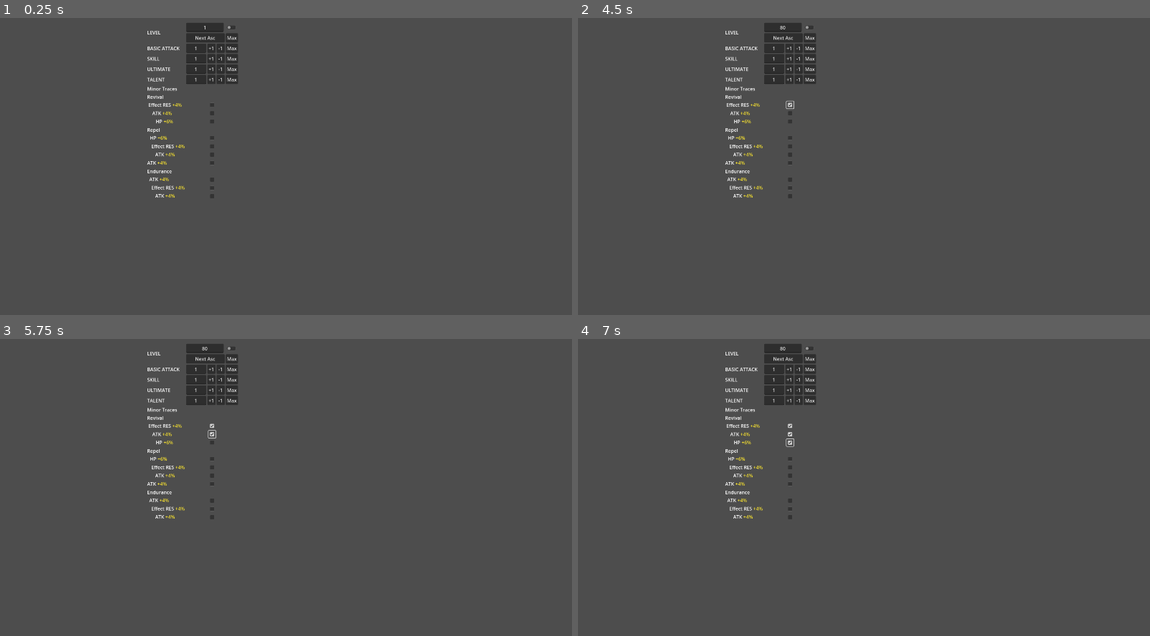
Above: before the commit, frames 1-4 (two rows, left to right).
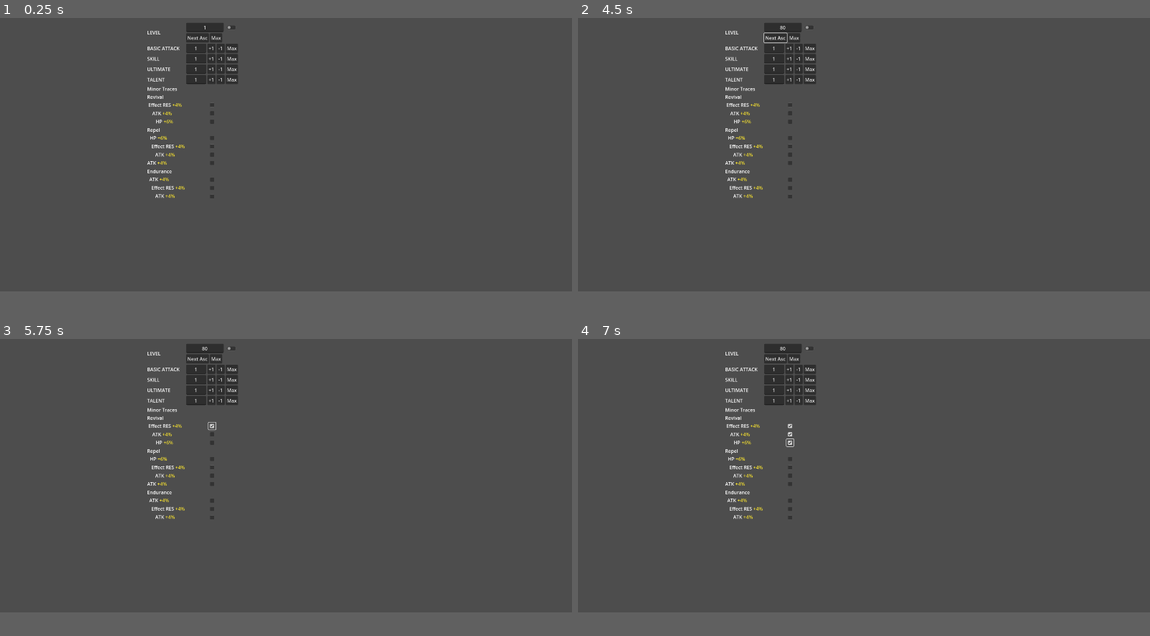
Above: after the commit, the same moments.

Repository: Rydahhhhhh/HoyoPlanner
Game: Godot game, scene res://Scenes/Character Planner Menu/character_planner_menu.tscn
The game is run twice, just before and just after one commit, with the same random seed, the same clock (stepped at 60 frames per second) and the same inputs.
Inputs (mouse positions are in pixels of both pictures, inside the frame that each line leads up to):
- Up to frame 1 (0.25 s): no input
- Up to frame 2 (4.5 s): click "Max" at 0.5 s; click "+1" at 1.25 s; click "-1" at 2 s; click "Next Asc" at 2.75 s; click "Next Asc" at 3.5 s; click (789, 104) at 4.27 s
- Up to frame 3 (5.75 s): click (211, 434) at 5.02 s
- Up to frame 4 (7 s): click (789, 442) at 5.77 s; click (789, 451) at 6.52 s
In our replay, the window is 799x449 before the commit and 799x416 after it. These sizes can differ from the game's own. Grey fills any space a smaller window leaves; there, only what the larger window draws over its background counts as a difference.

The runs differ from the first frame. In frame 1, 0.2% of the frame differs, in the area x 25-42%, y 5-61%; in frame 2, 0.2%, in the area x 25-42%, y 4-61%; in frame 3, 0.2%; in frame 4, 0.2%.

Commit message:
Remade InputLv Container

Diff:
--- a/Scenes/Character Planner Menu/InputLv Container MultiLine.tscn
+++ b/Scenes/Character Planner Menu/InputLv Container MultiLine.tscn
@@ -5,9 +5,10 @@
 
 [node name="InputLv Container MultiLine" type="VBoxContainer"]
 custom_minimum_size = Vector2(0, 66)
+offset_right = 121.0
+offset_bottom = 66.0
 size_flags_horizontal = 5
 script = ExtResource("1_xwsyc")
-metadata/_edit_lock_ = true
 
 [node name="InputLv Container MultiLine Row 1" type="HBoxContainer" parent="."]
 layout_mode = 2
@@ -29,7 +30,6 @@
 [node name="InputLv Cycle" type="Button" parent="InputLv Container  MultiLine Row 2"]
 unique_name_in_owner = true
 layout_mode = 2
-size_flags_horizontal = 3
 mouse_default_cursor_shape = 2
 text = "Next Asc"
 
--- a/Scenes/Character Planner Menu/InputLv Container SingleLine.tscn
+++ b/Scenes/Character Planner Menu/InputLv Container SingleLine.tscn
@@ -10,6 +10,8 @@
 
 [node name="InputLv" parent="." instance=ExtResource("2_wxdjk")]
 layout_mode = 2
+caret_column = 1
+max_lv = 10
 
 [node name="InputLv Add" type="Button" parent="."]
 custom_minimum_size = Vector2(27, 0)
--- /dev/null
+++ b/Scenes/Character Planner Menu/InputLv Container.tscn
@@ -0,0 +1,82 @@
+[gd_scene load_steps=3 format=3 uid="uid://cr6wfurweno23"]
+
+[ext_resource type="PackedScene" uid="uid://bvfxhovxygquo" path="res://Scenes/Character Planner Menu/InputLv.tscn" id="1_5gaae"]
+[ext_resource type="Script" path="res://Scenes/Character Planner Menu/input_lv_container.gd" id="1_7xweu"]
+
+[node name="InputLvContainer" type="VBoxContainer"]
+size_flags_horizontal = 0
+size_flags_vertical = 0
+script = ExtResource("1_7xweu")
+preset = "Expanded"
+metadata/_edit_lock_ = true
+
+[node name="InputLvContainer Row 1" type="HBoxContainer" parent="."]
+unique_name_in_owner = true
+layout_mode = 2
+metadata/_edit_lock_ = true
+
+[node name="InputLv" parent="InputLvContainer Row 1" instance=ExtResource("1_5gaae")]
+unique_name_in_owner = true
+layout_mode = 2
+caret_column = 1
+
+[node name="InputLv Add" type="Button" parent="InputLvContainer Row 1"]
+unique_name_in_owner = true
+visible = false
+custom_minimum_size = Vector2(27, 0)
+layout_mode = 2
+mouse_default_cursor_shape = 2
+text = "+1"
+metadata/_edit_lock_ = true
+
+[node name="InputLv Sub" type="Button" parent="InputLvContainer Row 1"]
+unique_name_in_owner = true
+visible = false
+custom_minimum_size = Vector2(27, 0)
+layout_mode = 2
+mouse_default_cursor_shape = 2
+text = "-1"
+metadata/_edit_lock_ = true
+
+[node name="InputLv Switch" type="CheckButton" parent="InputLvContainer Row 1"]
+unique_name_in_owner = true
+layout_mode = 2
+mouse_default_cursor_shape = 2
+metadata/_edit_lock_ = true
+
+[node name="InputLvContainer Row 2" type="HBoxContainer" parent="."]
+unique_name_in_owner = true
+layout_mode = 2
+metadata/_edit_lock_ = true
+
+[node name="InputLv Max" type="Button" parent="InputLvContainer Row 2"]
+unique_name_in_owner = true
+layout_mode = 2
+mouse_default_cursor_shape = 2
+text = "Max"
+metadata/_edit_lock_ = true
+
+[node name="InputLv Cycle" type="Button" parent="InputLvContainer Row 2"]
+unique_name_in_owner = true
+layout_mode = 2
+mouse_default_cursor_shape = 2
+text = "Next Asc"
+metadata/_edit_lock_ = true
+
+[node name="InputLvContainer Row 3" type="HBoxContainer" parent="."]
+unique_name_in_owner = true
+visible = false
+layout_mode = 2
+metadata/_edit_lock_ = true
+
+[node name="InputLvContainer Row 4" type="HBoxContainer" parent="."]
+unique_name_in_owner = true
+visible = false
+layout_mode = 2
+metadata/_edit_lock_ = true
+
+[connection signal="pressed" from="InputLvContainer Row 1/InputLv Add" to="." method="add_pressed"]
+[connection signal="pressed" from="InputLvContainer Row 1/InputLv Sub" to="." method="sub_pressed"]
+[connection signal="pressed" from="InputLvContainer Row 1/InputLv Switch" to="." method="switch_pressed"]
+[connection signal="pressed" from="InputLvContainer Row 2/InputLv Max" to="." method="max_pressed"]
+[connection signal="pressed" from="InputLvContainer Row 2/InputLv Cycle" to="." method="cycle_pressed"]
--- a/Scenes/Character Planner Menu/character_planner_menu.gd
+++ b/Scenes/Character Planner Menu/character_planner_menu.gd
@@ -1,8 +1,7 @@
 @tool
 extends EasyGrid
 
-const StarRailLabelColumn = preload("res://Scenes/Character Planner Menu/star_rail_label_column.gd")
-const STAR_RAIL_LABEL_COLUMN = preload("res://Scenes/Character Planner Menu/StarRail Label Column.tscn")
+const SR_LABEL_COLUMN = preload("res://Scenes/Character Planner Menu/sr_label_column.tscn")
 const INPUT_COLUMN = preload("res://Scenes/Character Planner Menu/Input Column.tscn")
 
 func _ready() -> void:
@@ -14,9 +13,8 @@
 #                        COLUMNS                         #
 # ====================================================== #
 func add_star_rail_columns():
-	var column = StarRailLabelColumn.new()
 
-	add_grid_column(STAR_RAIL_LABEL_COLUMN.instantiate())
+	add_grid_column(SR_LABEL_COLUMN.instantiate())
 	add_star_rail_input_column()
 	return
 
--- a/Scenes/Character Planner Menu/character_planner_menu.tscn
+++ b/Scenes/Character Planner Menu/character_planner_menu.tscn
@@ -1,9 +1,11 @@
-[gd_scene load_steps=5 format=3 uid="uid://cw8toj2wvpp2p"]
+[gd_scene load_steps=6 format=3 uid="uid://cw8toj2wvpp2p"]
 
 [ext_resource type="Script" path="res://Scenes/Character Planner Menu/character_planner_menu.gd" id="1_ckroi"]
-[ext_resource type="PackedScene" uid="uid://dlh4aekng5g22" path="res://Scenes/Character Planner Menu/StarRail Label Column.tscn" id="2_7pe5t"]
+[ext_resource type="PackedScene" uid="uid://dlh4aekng5g22" path="res://Scenes/Character Planner Menu/sr_label_column.tscn" id="2_7pe5t"]
 [ext_resource type="PackedScene" uid="uid://by4fblho7gyhf" path="res://Scenes/Character Planner Menu/Input Column.tscn" id="2_a14fo"]
 [ext_resource type="Script" path="res://Scenes/Character Planner Menu/input_column.gd" id="3_1sygw"]
+
+[sub_resource type="GDScript" id="GDScript_ak3ms"]
 
 [node name="Character Planner Menu" type="HBoxContainer"]
 offset_left = 494.0
@@ -14,6 +16,7 @@
 
 [node name="StarRail Label Columns" type="VBoxContainer" parent="." instance=ExtResource("2_7pe5t")]
 layout_mode = 2
+script = SubResource("GDScript_ak3ms")
 metadata/_edit_lock_ = true
 
 [node name="Input Column2" type="VBoxContainer" parent="." instance=ExtResource("2_a14fo")]
--- a/Scenes/Character Planner Menu/input_lv.gd
+++ b/Scenes/Character Planner Menu/input_lv.gd
@@ -5,34 +5,47 @@
 signal min_lv_changed(to: int)
 signal max_lv_changed(to: int)
 
-@export var lv: int = 1: set = set_lv
+# See setter for type reason
+@export var lv = 1: set = set_lv
 @export var min_lv: int = 1: set = set_min_lv
 @export var max_lv: int = 1: set = set_max_lv
 var queued_lv = null
 
 func _ready() -> void:
-	# lv = lv triggers the setter and will validate it's current value
+	# 'lv = lv' triggers the setter and will validate it's current value
 	var update_lv = func(signal_param): lv = lv
 	min_lv_changed.connect(update_lv)
 	max_lv_changed.connect(update_lv)
-
-func get_valid_lv(a_lv: int):
-	if a_lv < min_lv:
-		a_lv = min_lv
-	elif a_lv > max_lv:
-		a_lv = max_lv
-
-	return a_lv
 
 # ====================================================== #
 #                    SETTER & GETTERS                    #
 # ====================================================== #
 func set_lv(new_lv):
-	text = str(get_valid_lv(new_lv))
+	# Godot doesn't let you set typed variables to null
+	# I want setting to null to have the empty text
+	# this is impossible if it's typed
+
+	if new_lv is int:
+		# Ensures new_lv is within the range
+		if new_lv < min_lv:
+			new_lv = min_lv
+		elif new_lv > max_lv:
+			new_lv = max_lv
+		text = str(new_lv)
+	else:
+		assert(new_lv == null)
+		new_lv = min_lv
+		text = ""
+
+	# Setting text on a LineEdit makes the caret_column = 0
 	caret_column = len(text)
 
-	lv = text as int
-	lv_changed.emit(lv)
+	# Only updates the internal lv once you're done typing
+	if has_focus():
+		queued_lv = new_lv
+	else:
+		lv = new_lv
+		lv_changed.emit(lv)
 	return
 
 func set_min_lv(new_min_lv):
@@ -54,20 +67,12 @@
 # ====================================================== #
 func text_input_changed(new_text: String):
 	var new_lv_str := RegEx.create_from_string(r"\D+").sub(new_text, "", true)
-	assert(new_lv_str.is_valid_int() or new_lv_str.is_empty())
 
-	var new_lv = min_lv if new_lv_str.is_empty() else new_lv_str as int
-
-	text = str("" if new_lv_str.is_empty() else get_valid_lv(new_lv))
-	caret_column = len(text)
-
-	# Only updates the internal lv once you're done typing
-	if has_focus():
-		queued_lv = new_lv
+	if new_lv_str.is_empty():
+		lv = null
 	else:
-		# Can you even edit this Node without focus?
-		push_warning("Text input changed without focus")
-		lv = new_lv
+		assert(new_lv_str.is_valid_int())
+		lv = new_lv_str as int
 	return
 
 func _on_focus_exited() -> void:
--- /dev/null
+++ b/Scenes/Character Planner Menu/input_lv_container.gd
@@ -0,0 +1,107 @@
+@tool
+extends VBoxContainer
+
+signal preset_changed(to: String)
+
+@export_enum("None", "Simple", "Expanded") var preset: String = "None": set = set_preset
+
+@onready var input_lv_container_row_1: HBoxContainer = %"InputLvContainer Row 1"
+@onready var input_lv_container_row_2: HBoxContainer = %"InputLvContainer Row 2"
+@onready var input_lv_container_row_3: HBoxContainer = %"InputLvContainer Row 3"
+@onready var input_lv_container_row_4: HBoxContainer = %"InputLvContainer Row 4"
+
+@onready var input_lv: LineEdit = %InputLv
+@onready var input_lv_add: Button = %"InputLv Add"
+@onready var input_lv_sub: Button = %"InputLv Sub"
+@onready var input_lv_max: Button = %"InputLv Max"
+@onready var input_lv_cycle: Button = %"InputLv Cycle"
+@onready var input_lv_switch: CheckButton = %"InputLv Switch"
+
+func _notification(what: int) -> void:
+	match what:
+		NOTIFICATION_SORT_CHILDREN:
+			# Ensures the +1 and -1 Buttons have the same width
+			var add_sub_btn_size = max(input_lv_add.get_minimum_size().x, input_lv_sub.get_minimum_size().x)
+			input_lv_add.custom_minimum_size.x = add_sub_btn_size
+			input_lv_sub.custom_minimum_size.x = add_sub_btn_size
+
+# ====================================================== #
+#                   SIGNAL CONNECTIONS                   #
+# ====================================================== #
+func add_pressed(): input_lv.lv += 1
+func sub_pressed(): input_lv.lv -= 1
+func max_pressed(): input_lv.lv = input_lv.max_lv
+func cycle_pressed(): pass
+func switch_pressed(): pass
+
+# ====================================================== #
+#                        PRESETS                         #
+# ====================================================== #
+func set_preset(new_preset: String):
+	var preset_fn_name = "preset %s"
+
+	preset_fn_name = preset_fn_name % new_preset.to_lower()
+	preset_fn_name = preset_fn_name.replace(" ", "_")
+
+	var preset_fn = get(preset_fn_name)
+	if preset_fn != null:
+		assert(preset_fn is Callable)
+
+		if new_preset != "None":
+			# Prevents calling it twice when setting preset to 'None'
+			preset_none()
+
+		preset_fn.call()
+
+		preset = new_preset
+		preset_changed.emit(new_preset)
+	else:
+		push_warning("No such preset %s" % new_preset)
+	return
+
+func preset_none():
+	input_lv_container_row_1.visible = false
+	input_lv_container_row_2.visible = false
+	input_lv_container_row_3.visible = false
+	input_lv_container_row_4.visible = false
+
+	input_lv.visible = false
+	input_lv_add.visible = false
+	input_lv_sub.visible = false
+	input_lv_max.visible = false
+	input_lv_cycle.visible = false
+	input_lv_switch.visible = false
+
+	input_lv.reparent(input_lv_container_row_1)
+	input_lv_add.reparent(input_lv_container_row_1)
+	input_lv_sub.reparent(input_lv_container_row_1)
+	input_lv_max.reparent(input_lv_container_row_1)
+	input_lv_cycle.reparent(input_lv_container_row_1)
+	input_lv_switch.reparent(input_lv_container_row_1)
+	return
+
+func preset_simple():
+	input_lv_container_row_1.visible = true
+
+	input_lv.visible = true
+	input_lv_add.visible = true
+	input_lv_sub.visible = true
+	input_lv_max.visible = true
+	return
+
+func preset_expanded():
+	input_lv_container_row_1.visible = true
+	input_lv_container_row_2.visible = true
+
+	input_lv.visible = true
+	input_lv_max.visible = true
+	input_lv_cycle.visible = true
+	input_lv_switch.visible = true
+
+	input_lv_max.reparent(input_lv_container_row_2)
+	input_lv_cycle.reparent(input_lv_container_row_2)
+	return
+
+# ====================================================== #
+#                      END OF FILE                       #
+# ====================================================== #
--- /dev/null
+++ b/Scenes/Character Planner Menu/sr_input_column.tscn
@@ -0,0 +1,8 @@
+[gd_scene load_steps=2 format=3 uid="uid://cepk0jmque4m8"]
+
+[ext_resource type="Script" path="res://sr_input_column.gd" id="1_clmhy"]
+
+[node name="SR Input Column" type="VBoxContainer"]
+offset_right = 44.0
+offset_bottom = 100.0
+script = ExtResource("1_clmhy")
--- /dev/null
+++ b/Scenes/Character Planner Menu/sr_label_column.gd
@@ -0,0 +1,5 @@
+@tool
+extends VBoxContainer
+
+func create_trace_tree(trace_dict: Dictionary):
+	return
--- a/Scenes/Character Planner Menu/StarRail Label Column.tscn
+++ b/Scenes/Character Planner Menu/sr_label_column.tscn
@@ -1,4 +1,6 @@
-[gd_scene load_steps=4 format=3 uid="uid://dlh4aekng5g22"]
+[gd_scene load_steps=5 format=3 uid="uid://dlh4aekng5g22"]
+
+[ext_resource type="Script" path="res://Scenes/Character Planner Menu/sr_label_column.gd" id="1_0mbws"]
 
 [sub_resource type="SystemFont" id="SystemFont_xckqa"]
 font_names = PackedStringArray("Segoe UI")
@@ -14,7 +16,8 @@
 font_weight = 600
 subpixel_positioning = 0
 
-[node name="StarRail Label Columns" type="VBoxContainer"]
+[node name="SR Label Columns" type="VBoxContainer"]
+script = ExtResource("1_0mbws")
 metadata/_edit_lock_ = true
 
 [node name="Level Row Label" type="Label" parent="."]
--- a/Scenes/Character Planner Menu/star_rail_label_column.gd
+++ /dev/null
@@ -1,5 +0,0 @@
-extends VBoxContainer
-
-
-func _init() -> void:
-	return
--- a/project.godot
+++ b/project.godot
@@ -18,7 +18,7 @@
 [display]
 
 window/size/viewport_width=1920
-window/size/viewport_height=1080
+window/size/viewport_height=1000
 
 [rendering]
 
--- /dev/null
+++ b/sr_input_column.gd
@@ -0,0 +1,23 @@
+@tool
+extends "res://Scenes/Character Planner Menu/input_column.gd"
+
+func _ready() -> void:
+	add_multiline_input_lv_container("Character", 80)
+	add_input_lv_container("BasicAtk", 6)
+	add_input_lv_container("Skill", 12)
+	add_input_lv_container("Ultimate", 12)
+	add_input_lv_container("Talent", 12)
+	add_spacer(false)
+	add_spacer(false)
+	add_check_box("")
+	add_check_box("")
+	add_check_box("")
+	add_spacer(false)
+	add_check_box("")
+	add_check_box("")
+	add_check_box("")
+	add_check_box("")
+	add_spacer(false)
+	add_check_box("")
+	add_check_box("")
+	add_check_box("")
